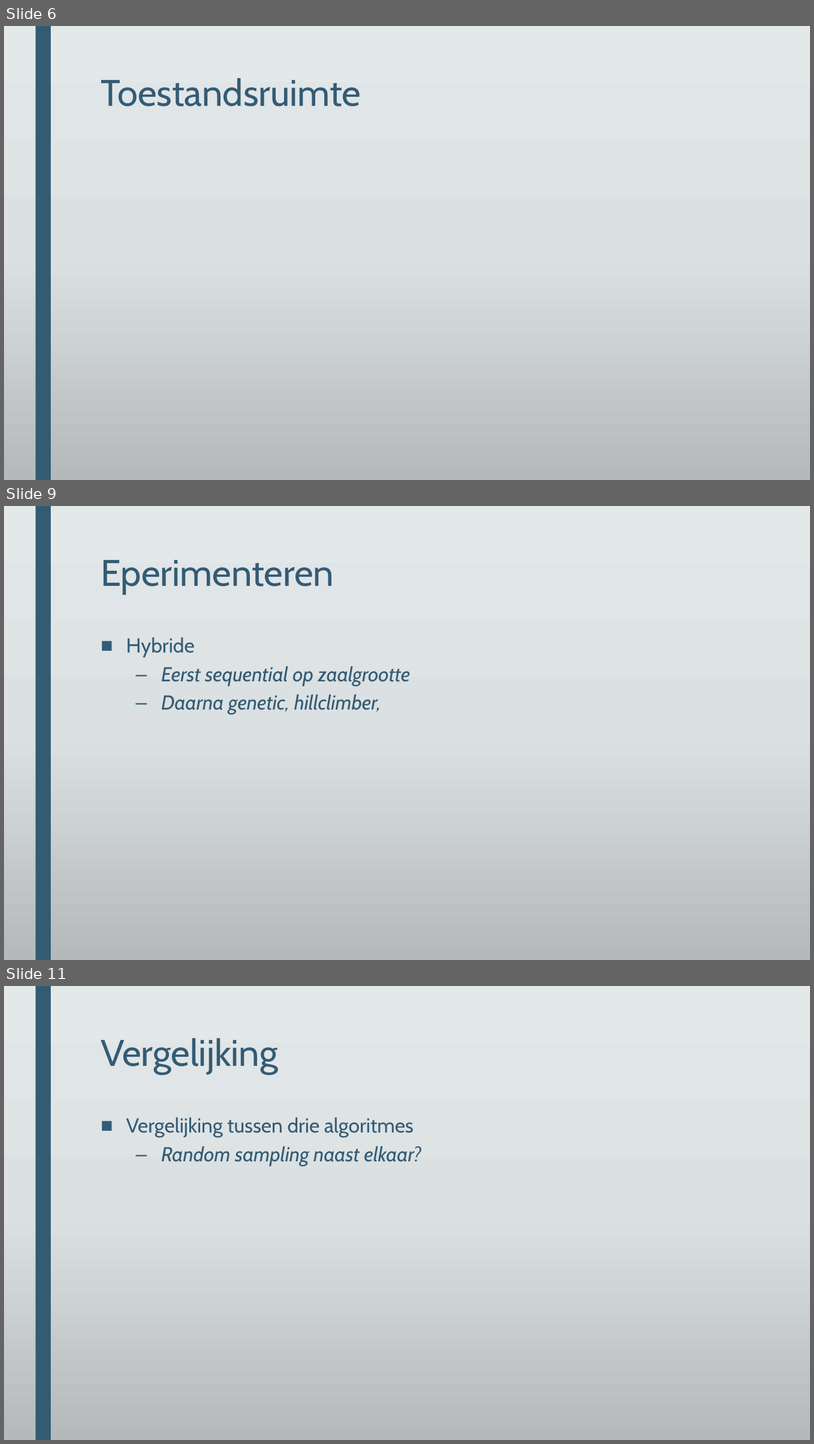
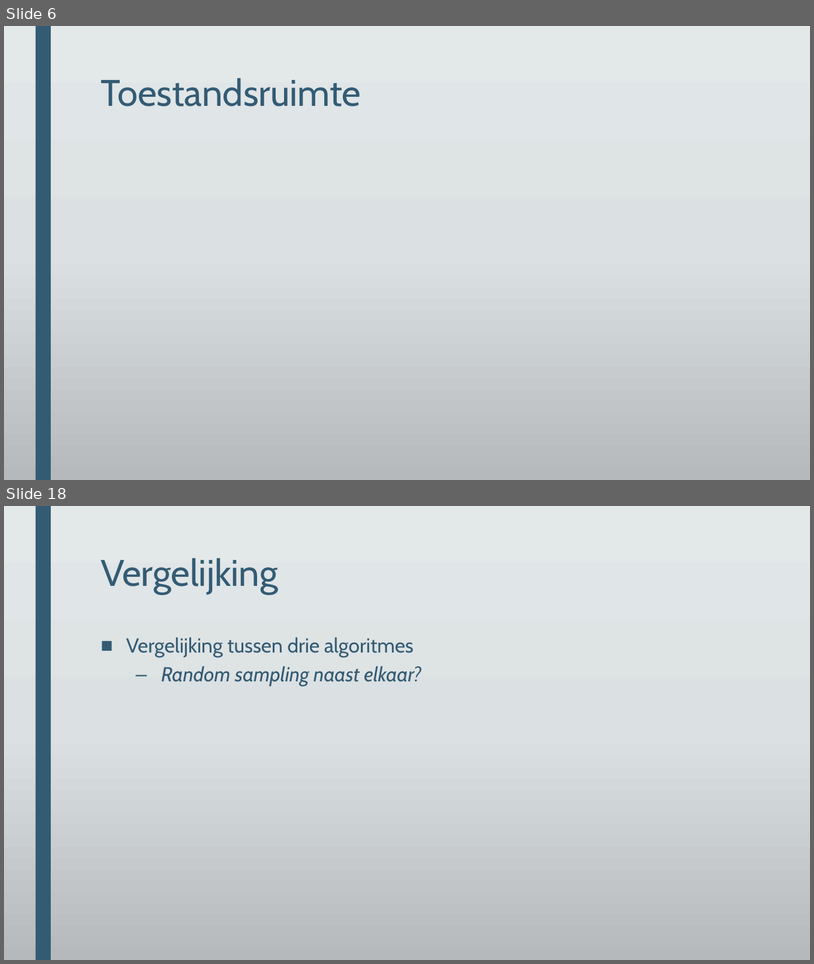
Before and after one commit to DeRoostermakers/Heuristieken, a slide deck: Presentaties/storyboard eindpresentatie.pptx. Shown one above the other, each under a label of ours: slides 6, 9 and 11 before the commit, slides 6 and 18 after it; the slides between them are not shown. The pictures are 814x1444 and 814x964 pixels, drawn with LibreOffice and Linux fonts; fonts in the diff are those of the drawing; grey boxes stand for pictures; background and template pictures are left out. Boxes give left, top, right and bottom in pixels: in the first picture for what was removed or moved away, otherwise in the second. Text is boxed around its words. In the diff, an @@ line names an element or a change of style, - is before the commit and + after.

```diff
--- a/Presentaties/storyboard eindpresentatie.pptx
+++ b/Presentaties/storyboard eindpresentatie.pptx
@@ slide 9 removed at (4, 506, 810, 960), background gradient #E3E8EA to #DCE0E2 to #B6BABC; not listed: 1 template element that a slide beside it also shows @@
@@ title removed at (101, 560, 334, 594) @@
-Eperimenteren
@@ text removed at (126, 637, 411, 714) @@
-■ Hybride
-  – Eerst sequential op zaalgrootte
-  – Daarna genetic, hillclimber,
@@ what was slide 11 is now slide 18 @@
```
Also in this commit, not shown: 4 slides changed, 10 slides added, 2 other slides removed, 6 other files.
